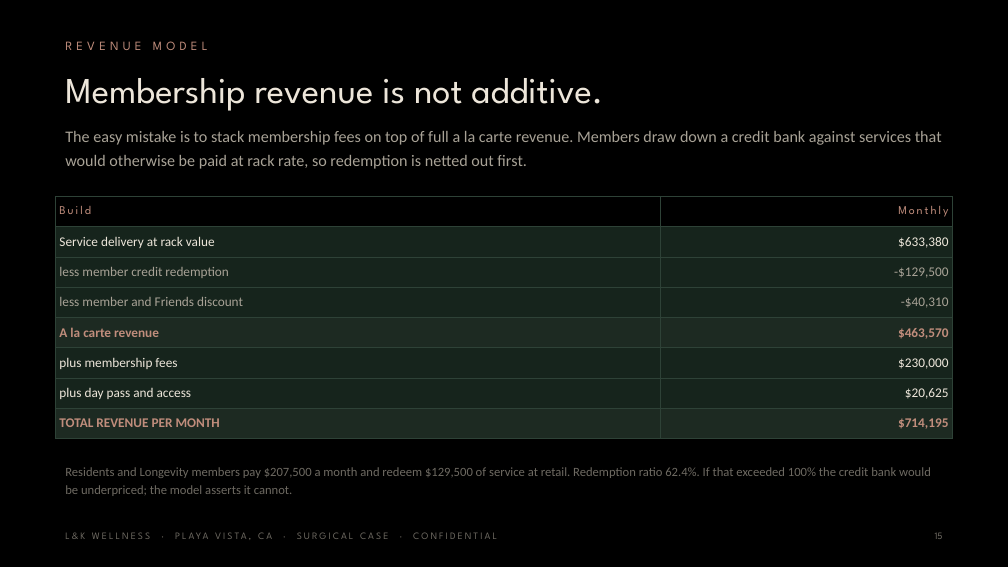
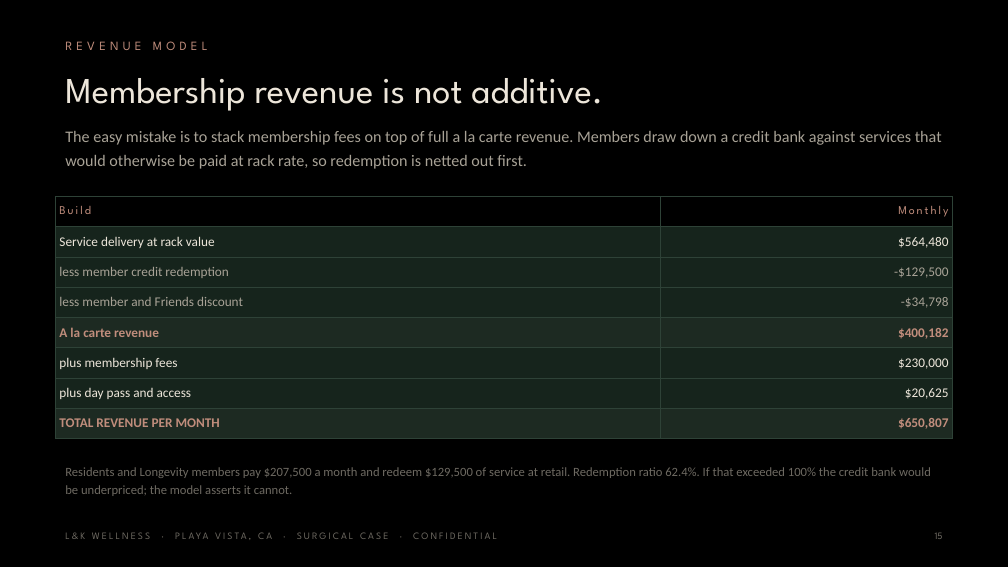
Before and after one commit to apexalpha811/lkwellness_OR, a slide deck: slide 15 of L-K-Wellness-Surgical-5.55M.pptx. Drawn at 1008x567 pixels with LibreOffice and Linux fonts; fonts in the diff are those of the drawing. Boxes give left, top, right and bottom in pixels: in the first picture for what was removed or moved away, otherwise in the second. Text is boxed around its words. In the diff, an @@ line names an element or a change of style, - is before the commit and + after.

```diff
--- a/L-K-Wellness-Surgical-5.55M.pptx
+++ b/L-K-Wellness-Surgical-5.55M.pptx
@@ table at box(55, 197, 953, 433) @@
-row 2, column 2: $633,380
+row 2, column 2: $564,480
-row 4, column 2: -$40,310
+row 4, column 2: -$34,798
-row 5, column 2: $463,570
+row 5, column 2: $400,182
-row 8, column 2: $714,195
+row 8, column 2: $650,807
```
Also in this commit, not shown: 14 other slides changed, 4 other files.
